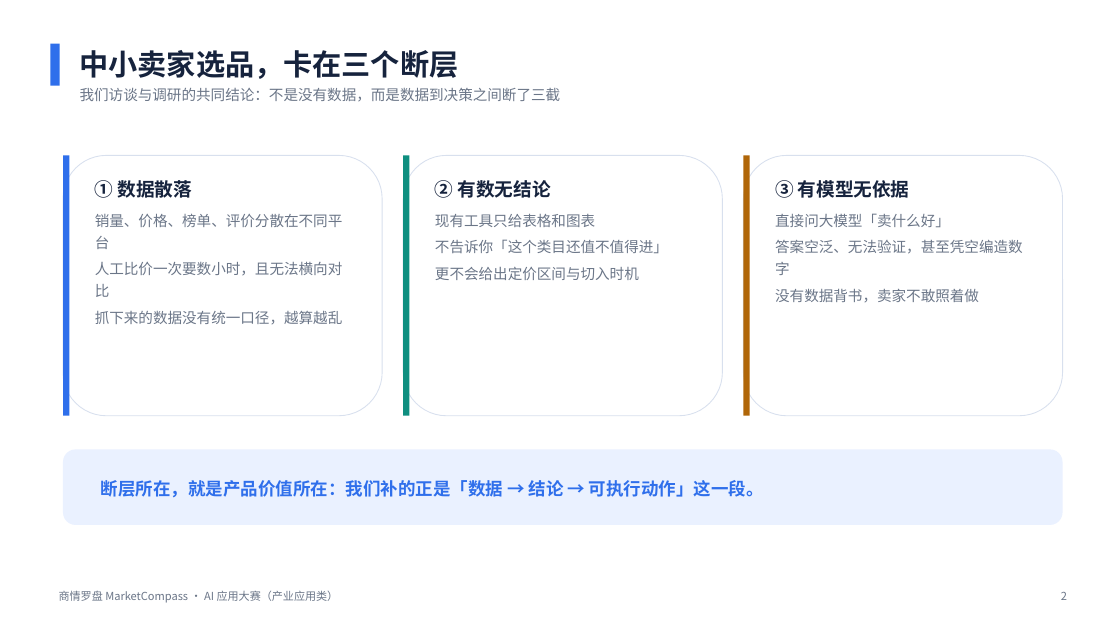
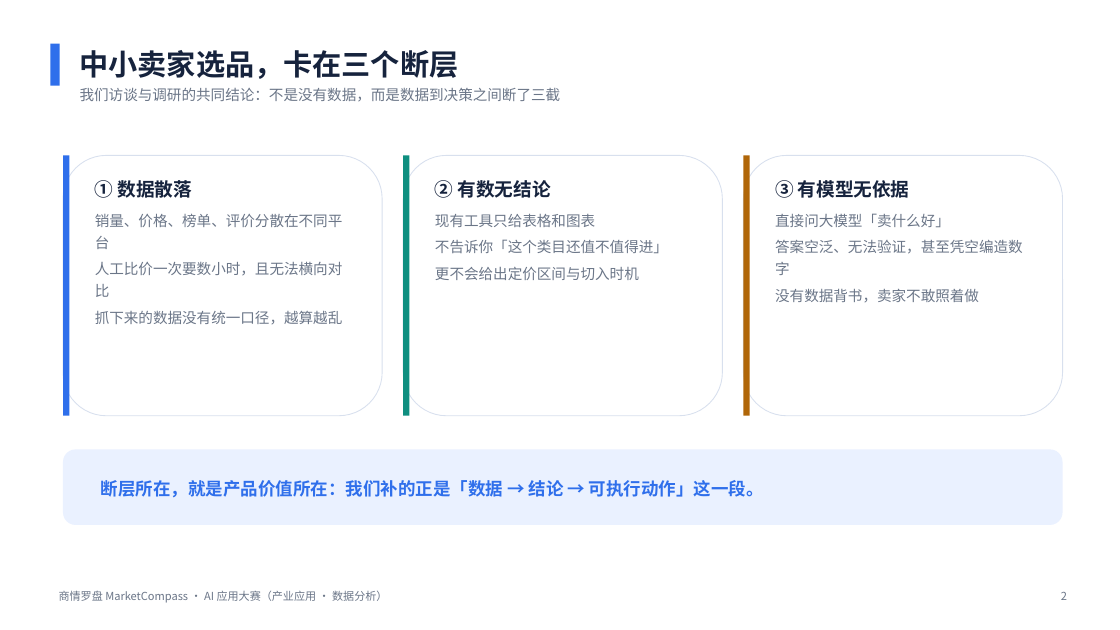
Before and after one commit to Wabix-void/market-compass, a slide deck: slide 2 of docs/参赛材料/02-演示PPT.pptx. Drawn at 1120x630 pixels with LibreOffice and Linux fonts; fonts in the diff are those of the drawing. Boxes give left, top, right and bottom in pixels: in the first picture for what was removed or moved away, otherwise in the second. Text is boxed around its words. In the diff, an @@ line names an element or a change of style, - is before the commit and + after.

```diff
--- a/docs/参赛材料/02-演示PPT.pptx
+++ b/docs/参赛材料/02-演示PPT.pptx
@@ text at box(59, 591, 387, 603): text changed @@
-商情罗盘 MarketCompass · AI 应用大赛（产业应用类）
+商情罗盘 MarketCompass · AI 应用大赛（产业应用 · 数据分析）
```
Also in this commit, not shown: 10 other slides changed, 8 other files.
